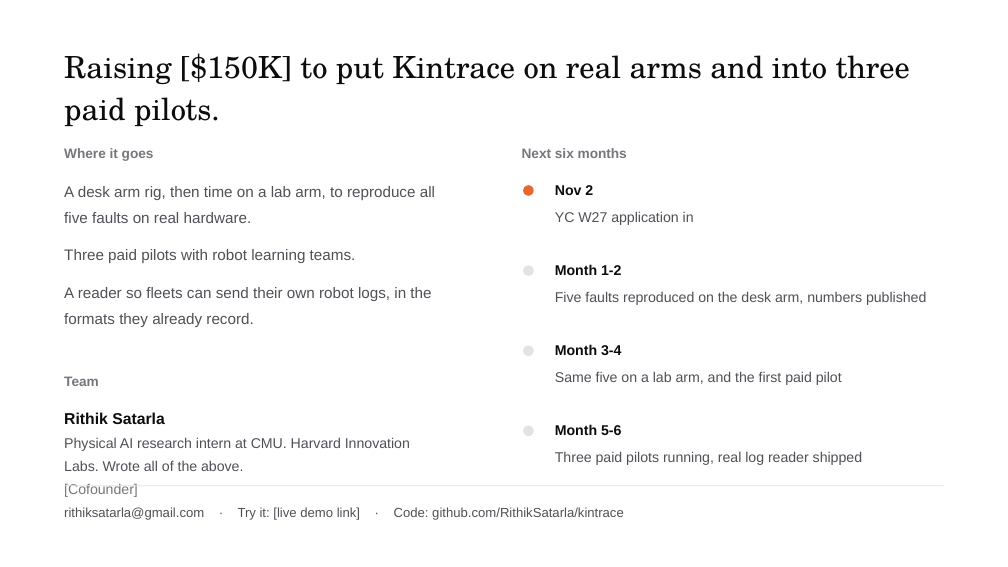
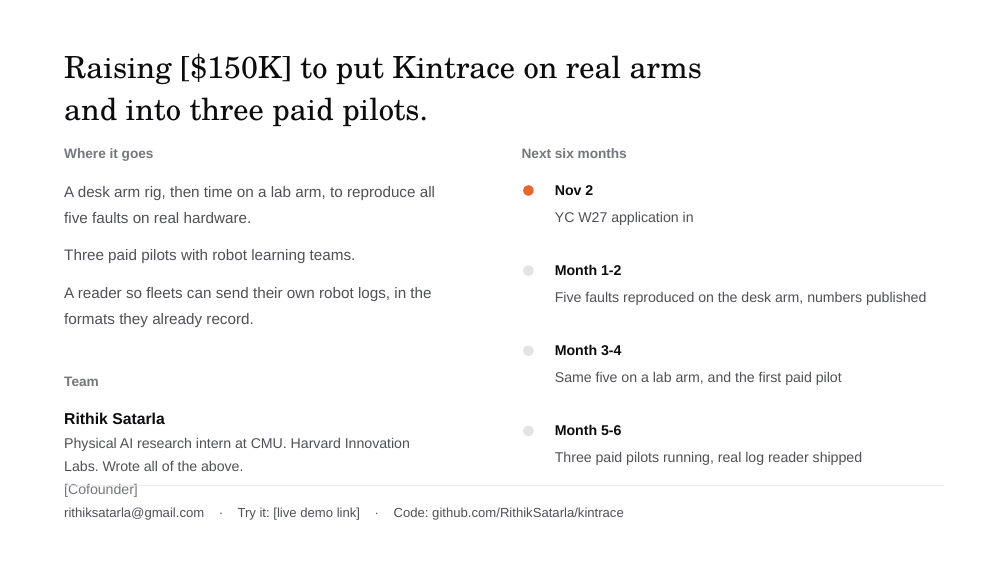
Before and after one commit to RithikSatarla/respitelabs, a slide deck: slide 11 of pitch/Kintrace-deck.pptx. Drawn at 1008x567 pixels with LibreOffice and Linux fonts; fonts in the diff are those of the drawing. Boxes give left, top, right and bottom in pixels: in the first picture for what was removed or moved away, otherwise in the second. Text is boxed around its words. In the diff, an @@ line names an element or a change of style, - is before the commit and + after.

```diff
--- a/pitch/Kintrace-deck.pptx
+++ b/pitch/Kintrace-deck.pptx
@@ text at (x1=64, y1=53, x2=702, y2=126): text changed @@
-Raising [$150K] to put Kintrace on real arms and into three paid pilots.
+Raising [$150K] to put Kintrace on real arms
+and into three paid pilots.
```
Also in this commit, not shown: 9 other slides changed, 11 other files.
